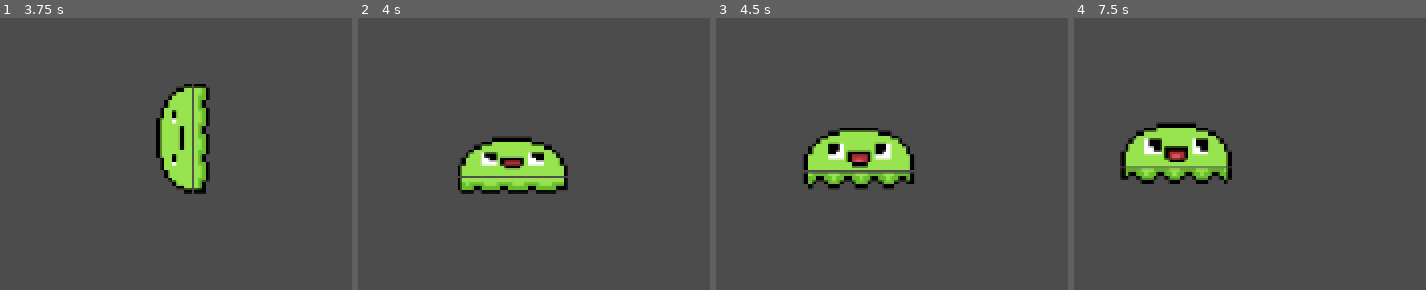
Above: before the commit, frames 1-4 (left to right).
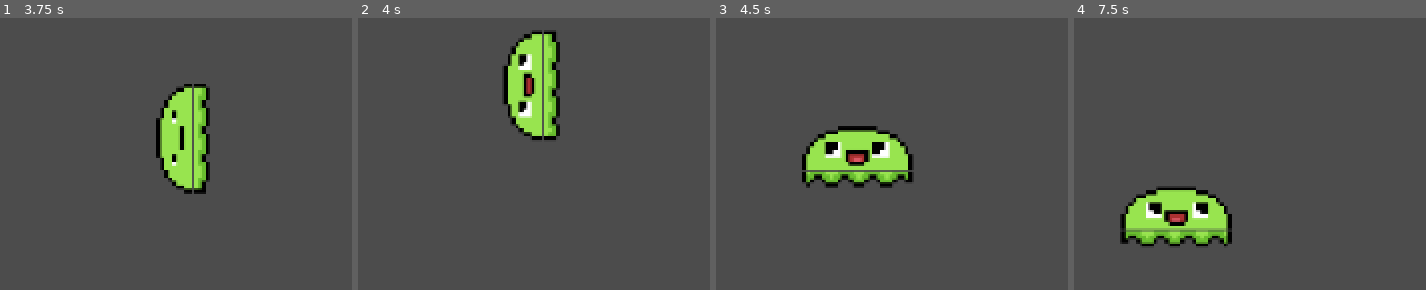
Above: after the commit, the same moments.

Repository: BrooklinJazz/GeweyTheSlime
Game: Godot game, scene res://World.tscn
The game is run twice, just before and just after one commit, with the same random seed, the same clock (stepped at 60 frames per second) and the same inputs.
Inputs:
- Up to frame 1 (3.75 s): hold Shift (grip) 0.53-1.28 s; hold D (right) 0.53-2.03 s; tap Space (jump) at 0.77, 1.52, 3.02 s; tap Shift (grip) at 1.35, 2.85 s; hold A (left) 2.03-2.78 s; hold Shift (grip) 2.03-2.78 s; hold D (right) from 2.78 s (still down); hold Shift (grip) from 3.53 s (still down)
- Up to frame 2 (4 s): keep holding D (right); keep holding Shift (grip); tap Space (jump) at 3.77 s
- Up to frame 3 (4.5 s): release D (right) at 4.28 s; release Shift (grip) at 4.28 s; hold A (left) from 4.28 s (still down); tap Shift (grip) at 4.35 s
- Up to frame 4 (7.5 s): tap Space (jump) at 4.52, 6.02, 6.77 s; release A (left) at 5.03 s; hold D (right) 5.03-5.78 s; hold Shift (grip) 5.03-5.78 s; hold A (left) 5.78-7.28 s; tap Shift (grip) at 5.85, 7.35 s; hold Shift (grip) 6.53-7.28 s; hold D (right) from 7.28 s (still down)

Frame 1 is identical in both runs. In frame 2, 11% of the frame differs, in the area x 28-60%, y 4-65%; in frame 3, 2.6%; in frame 4, 12%, in the area x 13-45%, y 38-84%.

Commit message:
fix wall movement

Diff:
--- a/Player/WallMovement.gd
+++ b/Player/WallMovement.gd
@@ -17,12 +17,12 @@
 func climb(delta:float) -> float:
 	var motion = Player.motion.y # TODO add Brooklyns idea back when it doesnt break everything + Player.motion.x
 	if (Player.state.direction.y.up):
-		motion = -ACCELERATION # * delta
+		motion += -ACCELERATION  * delta
 	elif (Player.state.direction.y.down):
-		motion = ACCELERATION # * delta
+		motion += ACCELERATION  * delta
 	else:
-		motion *= 0 #0.95
-	return motion * 1 #0.97
+		motion *= 0.95
+	return motion * 0.97
 
 func reverse_multiplier() -> int:
 	for i in range(self.character.get_slide_count()):
